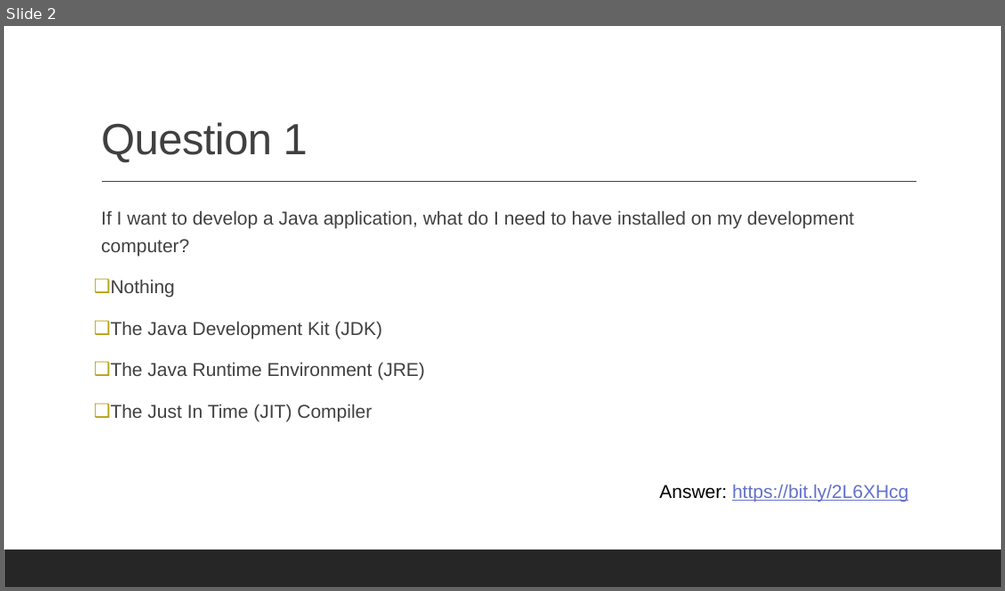
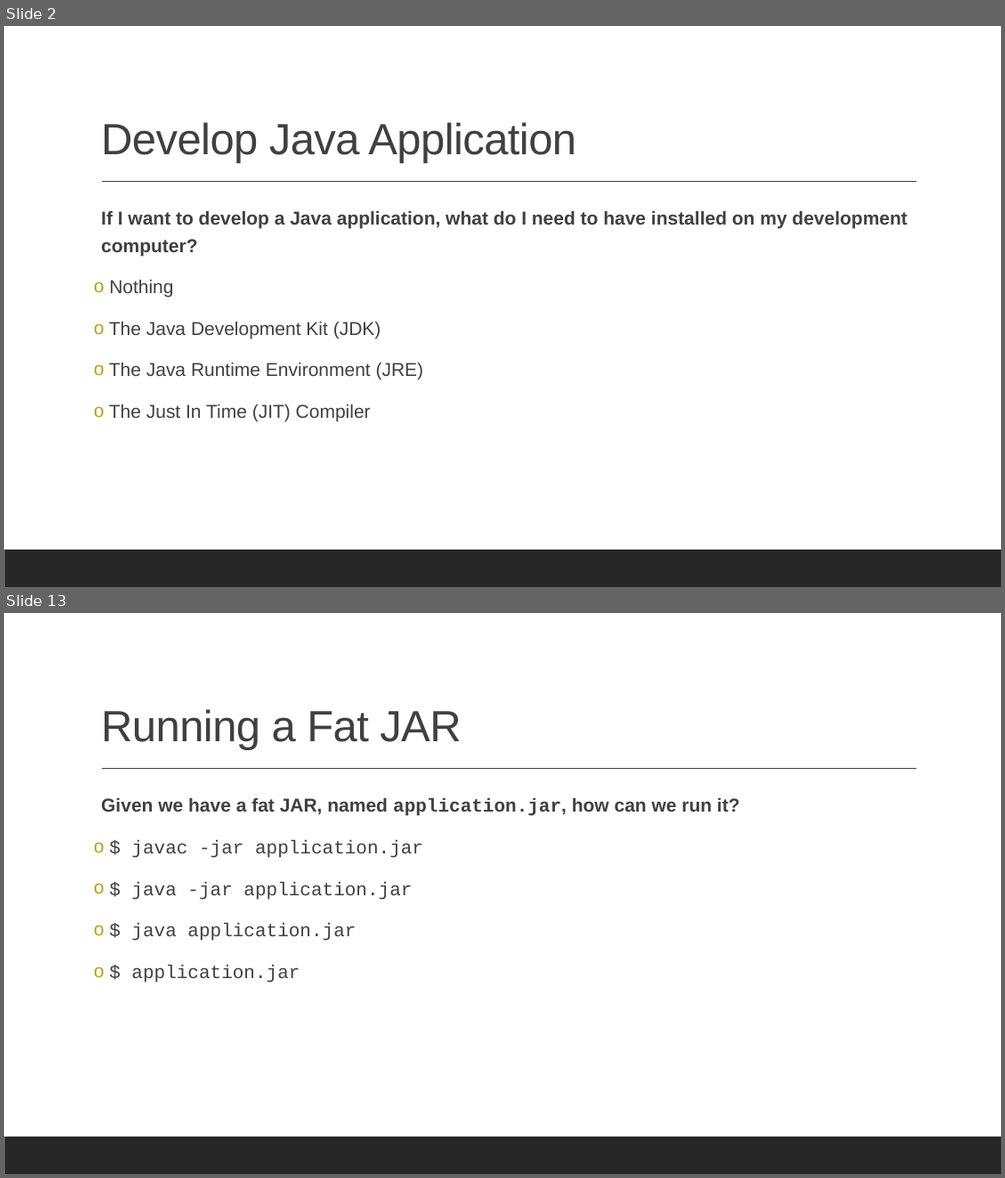
Before and after one commit to albertattard/java-boot-camp, a slide deck: assets/quiz/Quiz - 01.pptx. Shown one above the other, each under a label of ours: slide 2 before the commit, slides 2 and 13 after it; the slides between them are not shown. The pictures are 1005x591 and 1005x1178 pixels, drawn with LibreOffice and Linux fonts; fonts in the diff are those of the drawing. Boxes give left, top, right and bottom in pixels: in the first picture for what was removed or moved away, otherwise in the second. Text is boxed around its words. In the diff, an @@ line names an element or a change of style, - is before the commit and + after.

```diff
--- a/assets/quiz/Quiz - 01.pptx
+++ b/assets/quiz/Quiz - 01.pptx
@@ slide 13 added at [4, 613, 1001, 1174], background #FFFFFF; not listed: 2 template elements that a slide beside it also shows @@
@@ title added at [101, 709, 461, 750], 42 pt, text #404040 @@
+Running a Fat JAR
@@ text added at [101, 797, 740, 982], 18 pt, text #404040 @@
+  Given we have a fat JAR, named application.jar, how can we run it?
+o $ javac -jar application.jar
+o $ java -jar application.jar
+o $ java application.jar
+o $ application.jar
@@ slide 2 changed as well @@
@@ title at [101, 122, 576, 163]: text changed @@
-Question 1
+Develop Java Application
@@ text "If I want to develop ..." at [101, 210, 906, 421]: bold on in "If I want to develop a Java ..."; bullet ❑ to o @@
@@ text removed at [659, 484, 908, 501] @@
-Answer: https://bit.ly/2L6XHcg
```
Also in this commit, not shown: 1 other slide changed, 15 other slides added, 3 other files.
